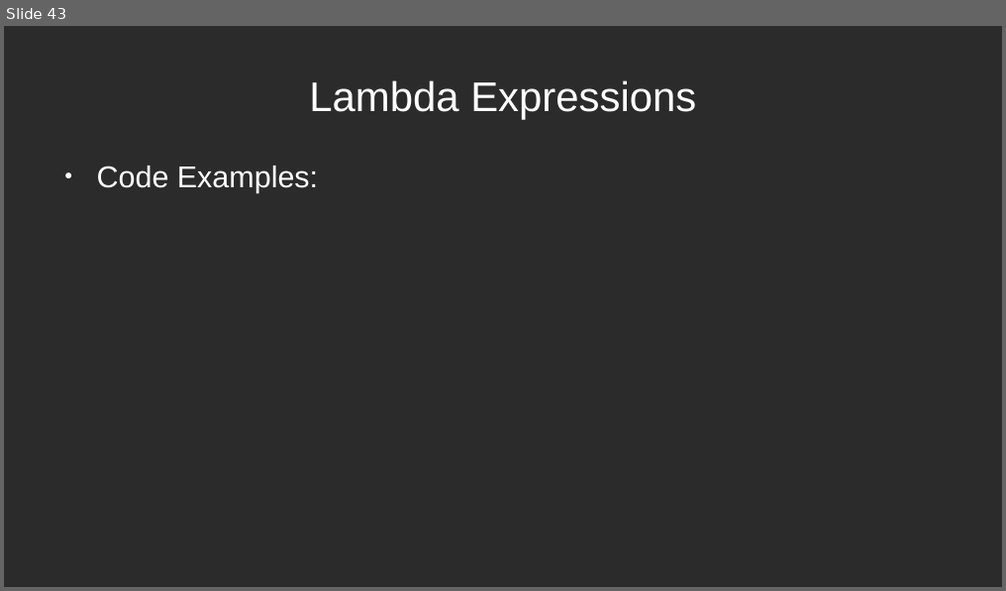
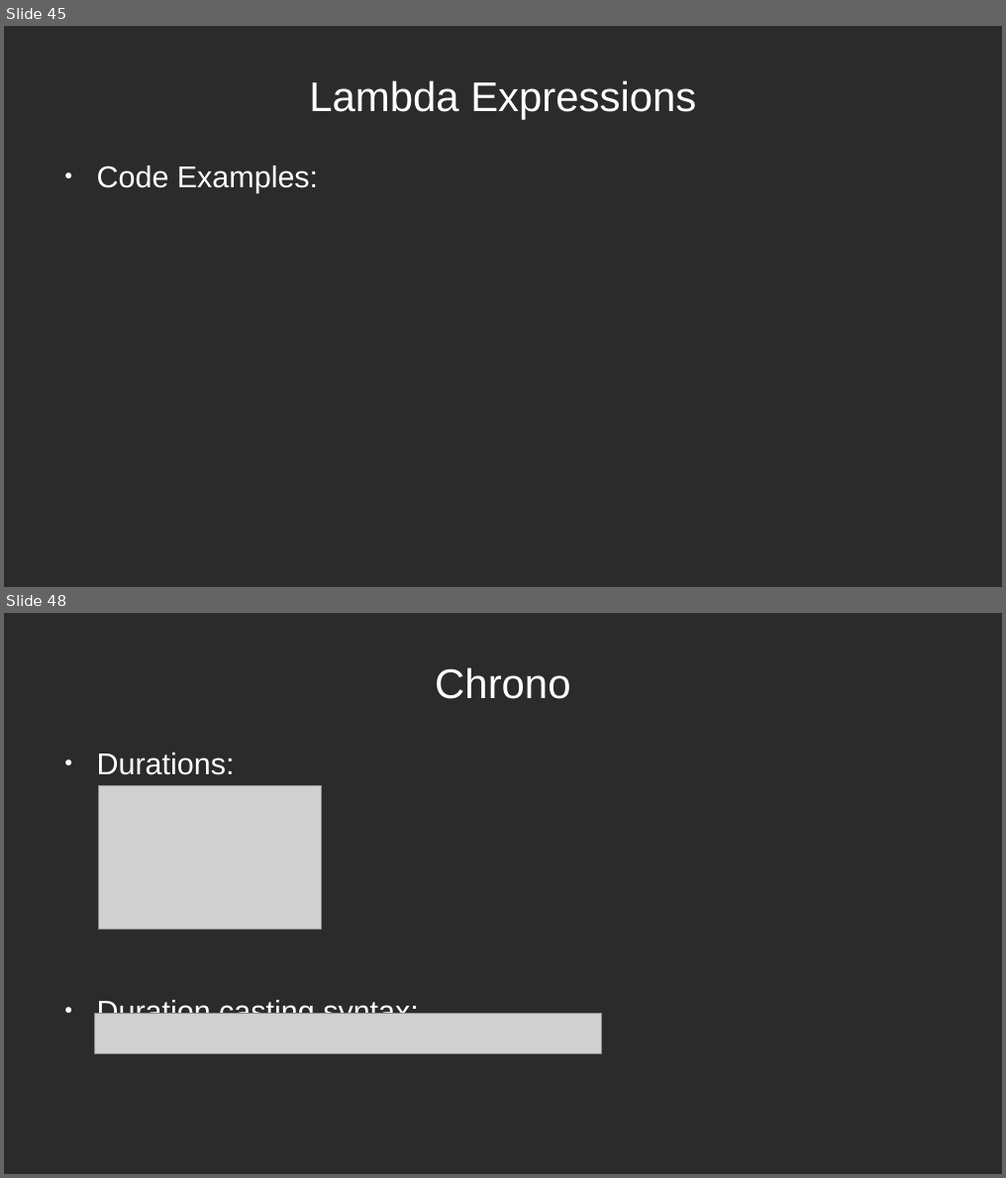
Before and after one commit to mleibeng/Crash-Course-CPP-11-17, a slide deck: Presentation/Crash Course.odp. Shown one above the other, each under a label of ours: slide 43 before the commit, slides 45 and 48 after it; the slides between them are not shown. The pictures are 1006x591 and 1006x1178 pixels, drawn with LibreOffice and Linux fonts; fonts in the diff are those of the drawing; grey boxes stand for pictures; background and template pictures are left out; a plain dark background stands for a picture behind light text. Boxes give left, top, right and bottom in pixels: in the first picture for what was removed or moved away, otherwise in the second. Text is boxed around its words. In the diff, an @@ line names an element or a change of style, - is before the commit and + after.

```diff
--- a/Presentation/Crash Course.odp
+++ b/Presentation/Crash Course.odp
@@ slide 48 added at box(4, 613, 1002, 1174), background picture (left out) @@
@@ title added at box(435, 667, 570, 699), 33 pt, text #FFFFFF @@
+Chrono
@@ text added at box(97, 753, 419, 1014), 24 pt, text #FFFFFF @@
+● Durations:
+● Duration casting syntax:
@@ picture added at box(98, 786, 321, 930) @@
@@ picture added at box(94, 1013, 602, 1054) @@
@@ what was slide 43 is now slide 45 @@
```
Also in this commit, not shown: 2 slides changed, 36 other slides added, 5 slides removed, 2 other files.
